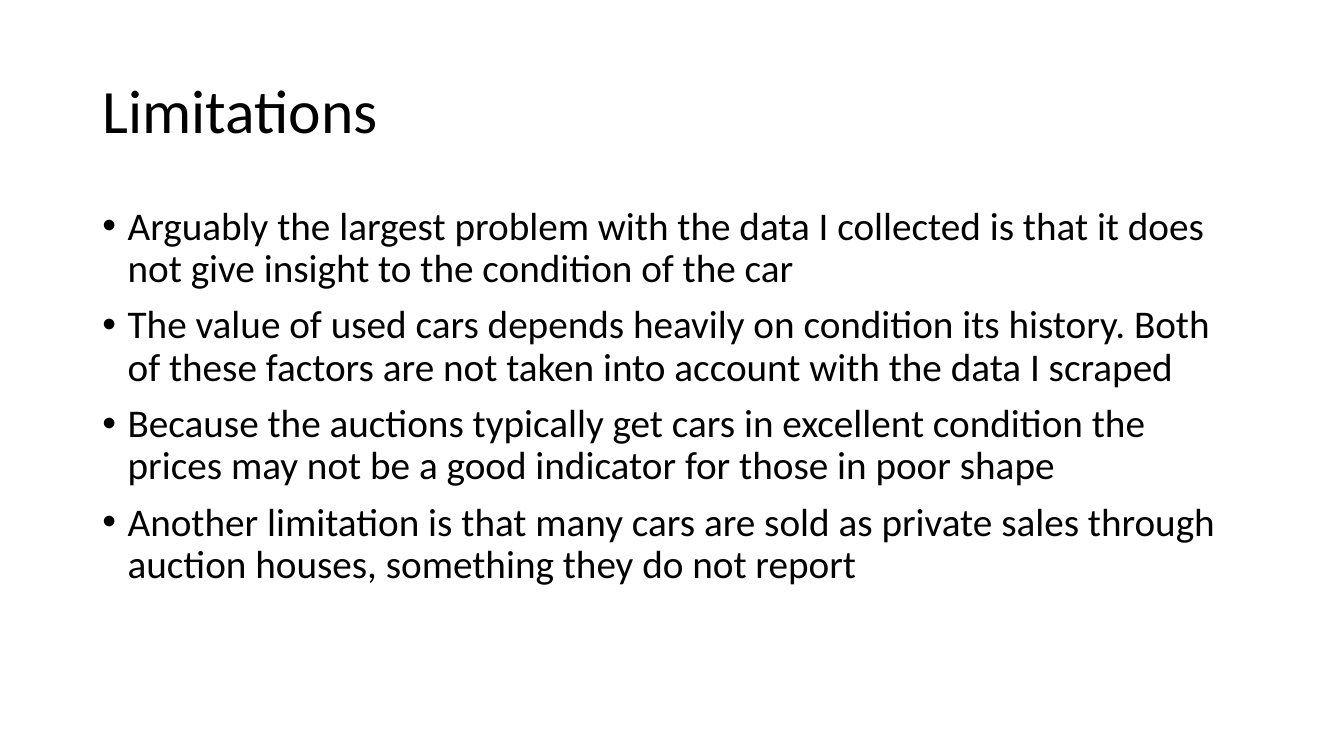
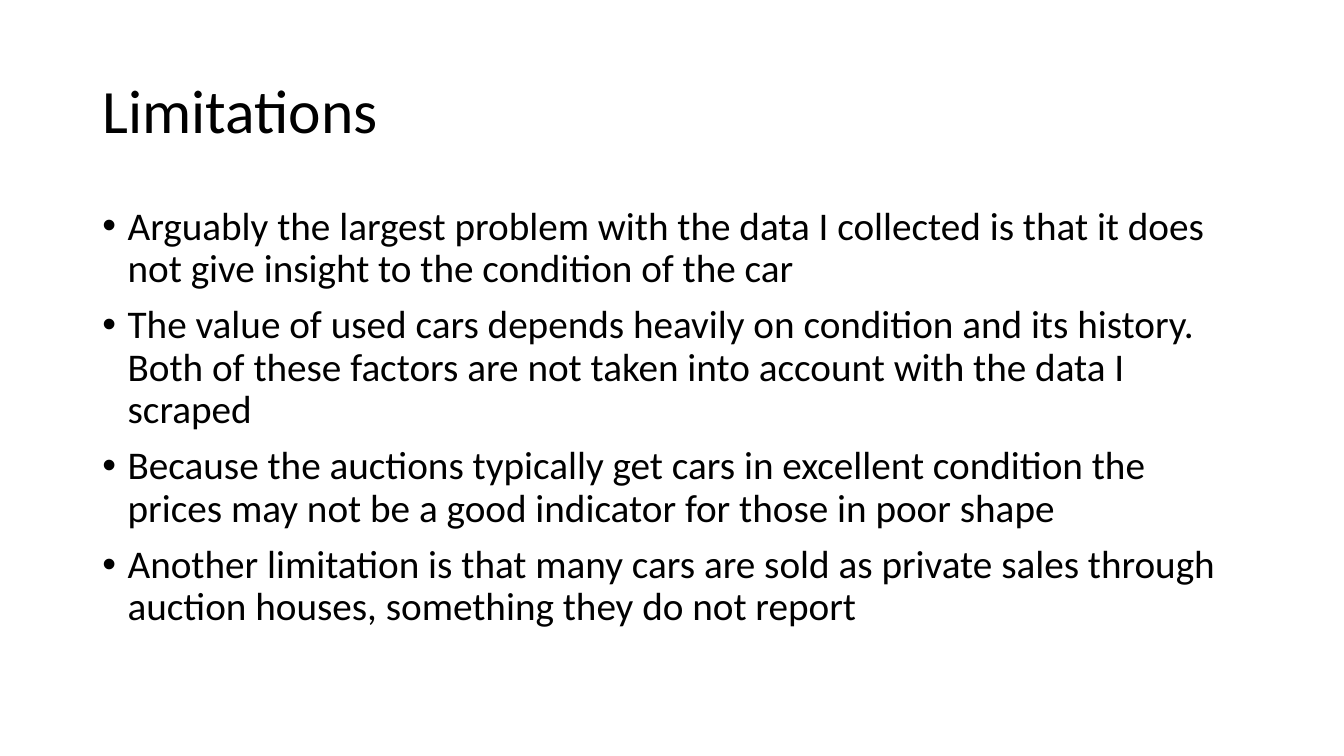
Before and after one commit to tonypennoyer/python_project, a slide deck: slide 14 of Tony_Pennoyer_Python_Proj_Presentation.pptx. Drawn at 1344x756 pixels with LibreOffice and Linux fonts; fonts in the diff are those of the drawing. Boxes give left, top, right and bottom in pixels: in the first picture for what was removed or moved away, otherwise in the second. Text is boxed around its words. In the diff, an @@ line names an element or a change of style, - is before the commit and + after.

```diff
--- a/Tony_Pennoyer_Python_Proj_Presentation.pptx
+++ b/Tony_Pennoyer_Python_Proj_Presentation.pptx
@@ text at (128, 310, 1194, 430): text changed @@
-• The value of used cars depends heavily on condition its history. Both of these factors are not taken into account with the data I scraped
+• The value of used cars depends heavily on condition and its history. Both of these factors are not taken into account with the data I scraped
```
Also in this commit, not shown: 10 other slides changed.
